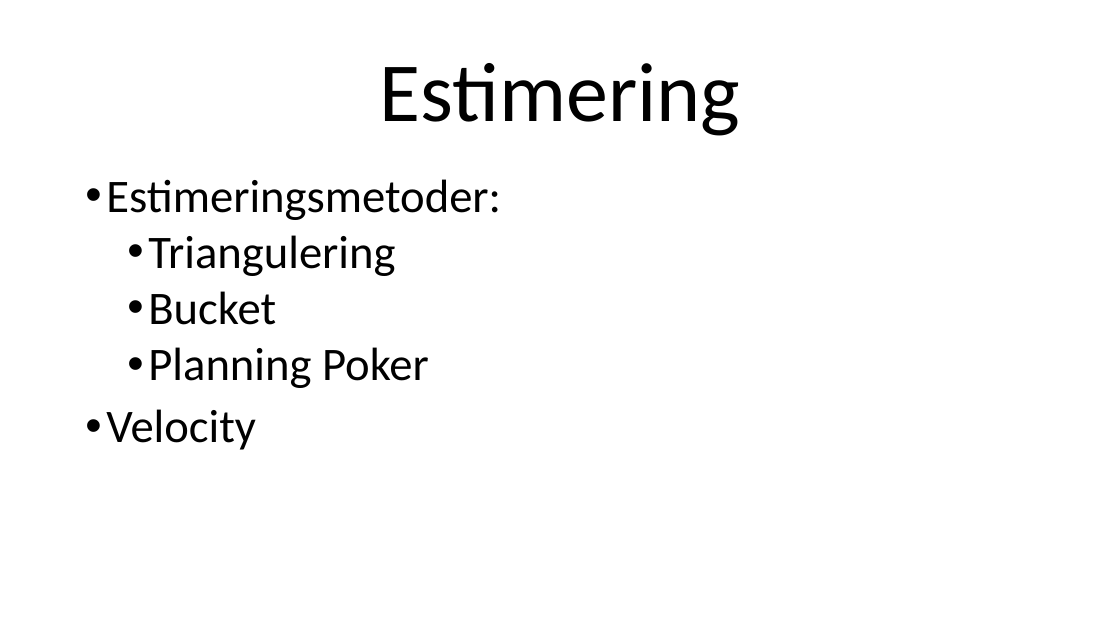
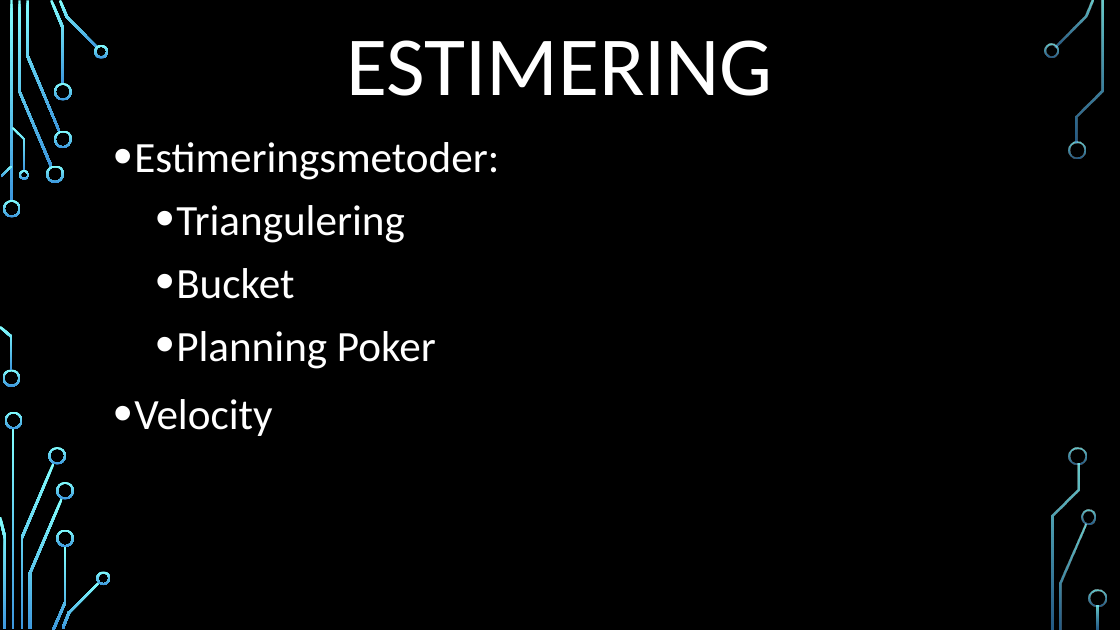
Before and after one commit to AndersSkovNielsen/LightManagement, a slide deck: slide 3 of Eksamen powerpoint.pptx. Drawn at 1120x630 pixels with LibreOffice and Linux fonts; fonts in the diff are those of the drawing; background and template pictures are left out. Boxes give left, top, right and bottom in pixels: in the first picture for what was removed or moved away, otherwise in the second. Text is boxed around its words. In the diff, an @@ line names an element or a change of style, - is before the commit and + after.

```diff
--- a/Eksamen powerpoint.pptx
+++ b/Eksamen powerpoint.pptx
@@ background #FFFFFF to picture (left out) @@
@@ title at box(346, 40, 773, 96): text changed; text colour #000000 to #FFFFFF @@
-Estimering
+ESTIMERING
@@ text "Estimeringsmetoder:": place and size @@
-text "Estimeringsmetoder:" at box(106, 179, 501, 450)
+text "Estimeringsmetoder:" at box(134, 142, 499, 436)
@@ text "Estimeringsmetoder:" at box(134, 142, 499, 436): size 40 to 37 pt, text colour #000000 to #FFFFFF; line spacing 0.9 to 1.1 @@
@@ group added at box(0, 0, 1107, 630): 33 freeform shapes, 3 rectangles @@
```
Also in this commit, not shown: 8 other slides changed.
